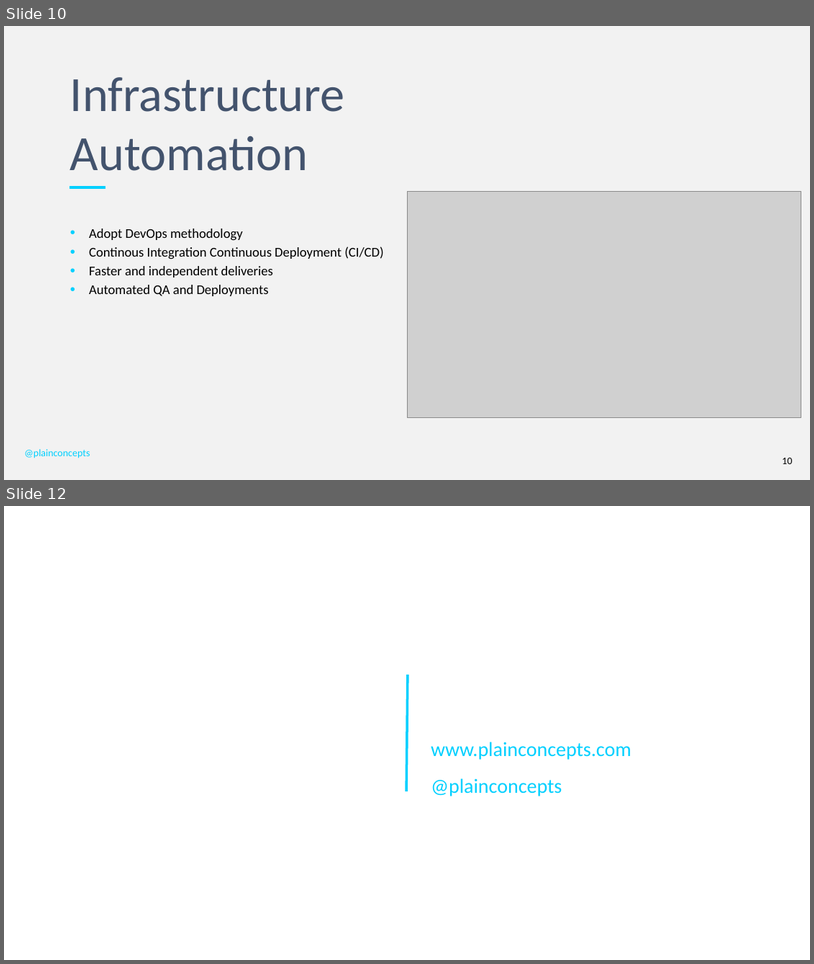
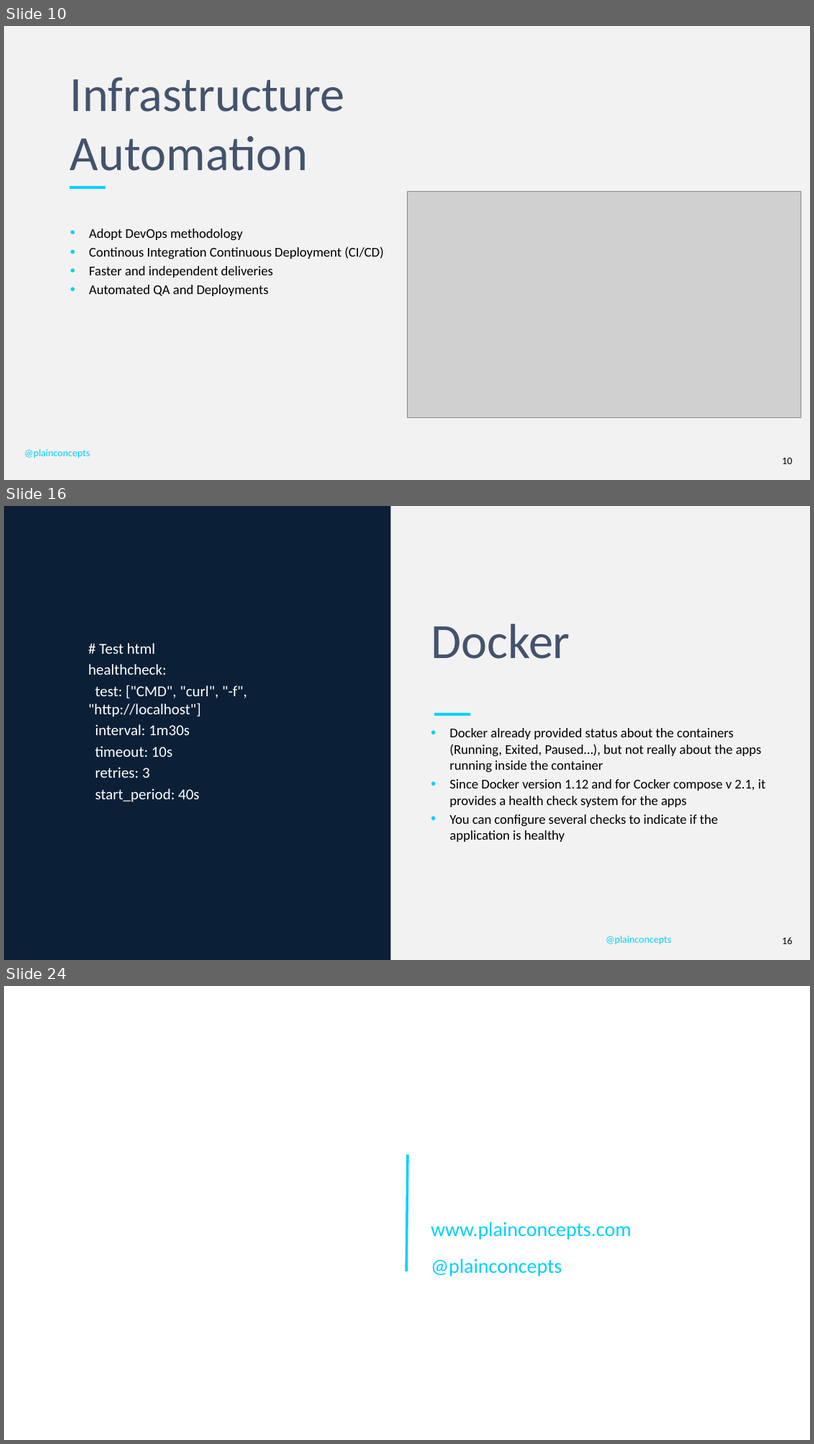
Before and after one commit to PlainConcepts/NetCore-Docker-Workshop, a slide deck: Docu/BestPractices&Antipatterns.pptx. Shown one above the other, each under a label of ours: slides 10 and 12 before the commit, slides 10, 16 and 24 after it; the slides between them are not shown. The pictures are 814x964 and 814x1444 pixels, drawn with LibreOffice and Linux fonts; fonts in the diff are those of the drawing; grey boxes stand for pictures; background and template pictures are left out. Boxes give left, top, right and bottom in pixels: in the first picture for what was removed or moved away, otherwise in the second. Text is boxed around its words. In the diff, an @@ line names an element or a change of style, - is before the commit and + after.

Commit message:
Add Health Checks to the second day ppts

```diff
--- a/Docu/BestPractices&Antipatterns.pptx
+++ b/Docu/BestPractices&Antipatterns.pptx
@@ slide 16 added at <box>4,506,810,960</box>, background #F2F2F2 @@
@@ rectangle added at <box>4,506,391,960</box>, fill #0C2036 @@
@@ title added at <box>431,623,571,659</box>, 58.7 pt, text #43536D @@
+Docker
@@ text added at <box>88,643,247,802</box>, 18 pt, text #FFFFFF @@
+  # Test html
+  healthcheck:
+  test: ["CMD", "curl", "-f", "http://localhost"]
+  interval: 1m30s
+  timeout: 10s
+  retries: 3
+  start_period: 40s
@@ line added from (435, 714) to (471, 714), #00D0FF 3 pt @@
@@ text added at <box>450,728,766,842</box>, 16 pt, text #000000 @@
+• Docker already provided status about the containers (Running, Exited, Paused…), but not really about the apps running inside the container
+• Since Docker version 1.12 and for Cocker compose v 2.1, it provides a health check system for the apps
+• You can configure several checks to indicate if the application is healthy
@@ text added at <box>606,935,671,944</box>, 12 pt, text #00D0FF @@
+@plainconcepts
@@ page number added at <box>782,937,792,944</box>, 12 pt, text #000000 @@
+16
@@ what was slide 12 is now slide 24 @@
```
Also in this commit, not shown: 4 slides changed, 12 other slides added, 1 slide removed.
